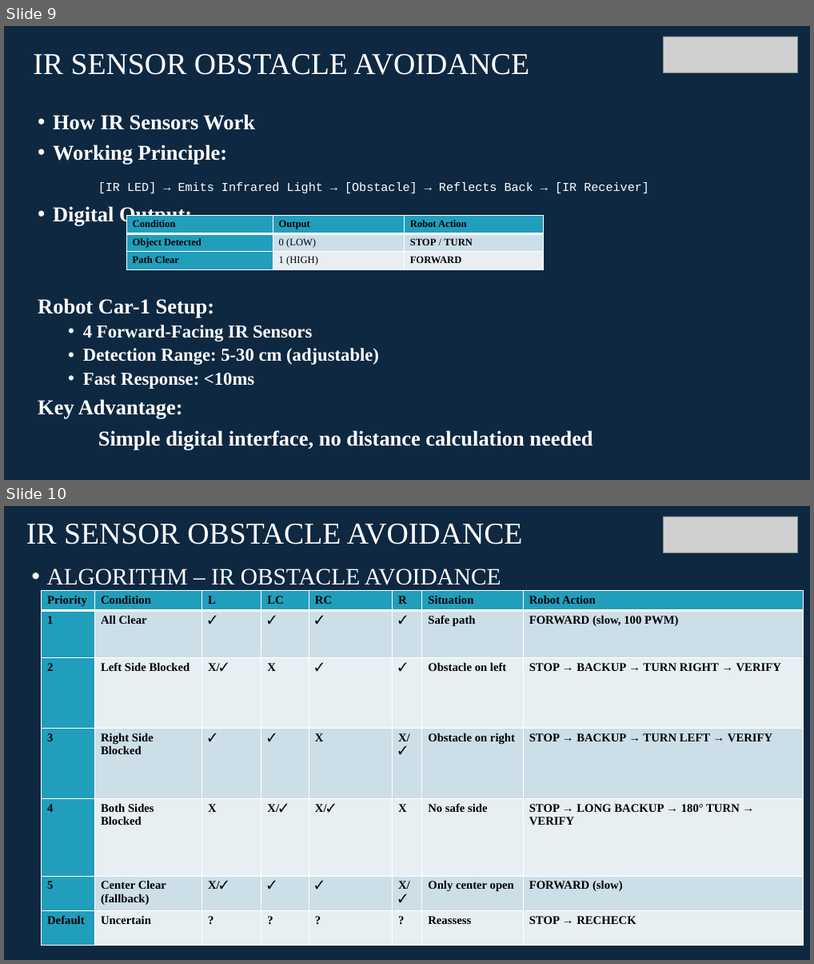
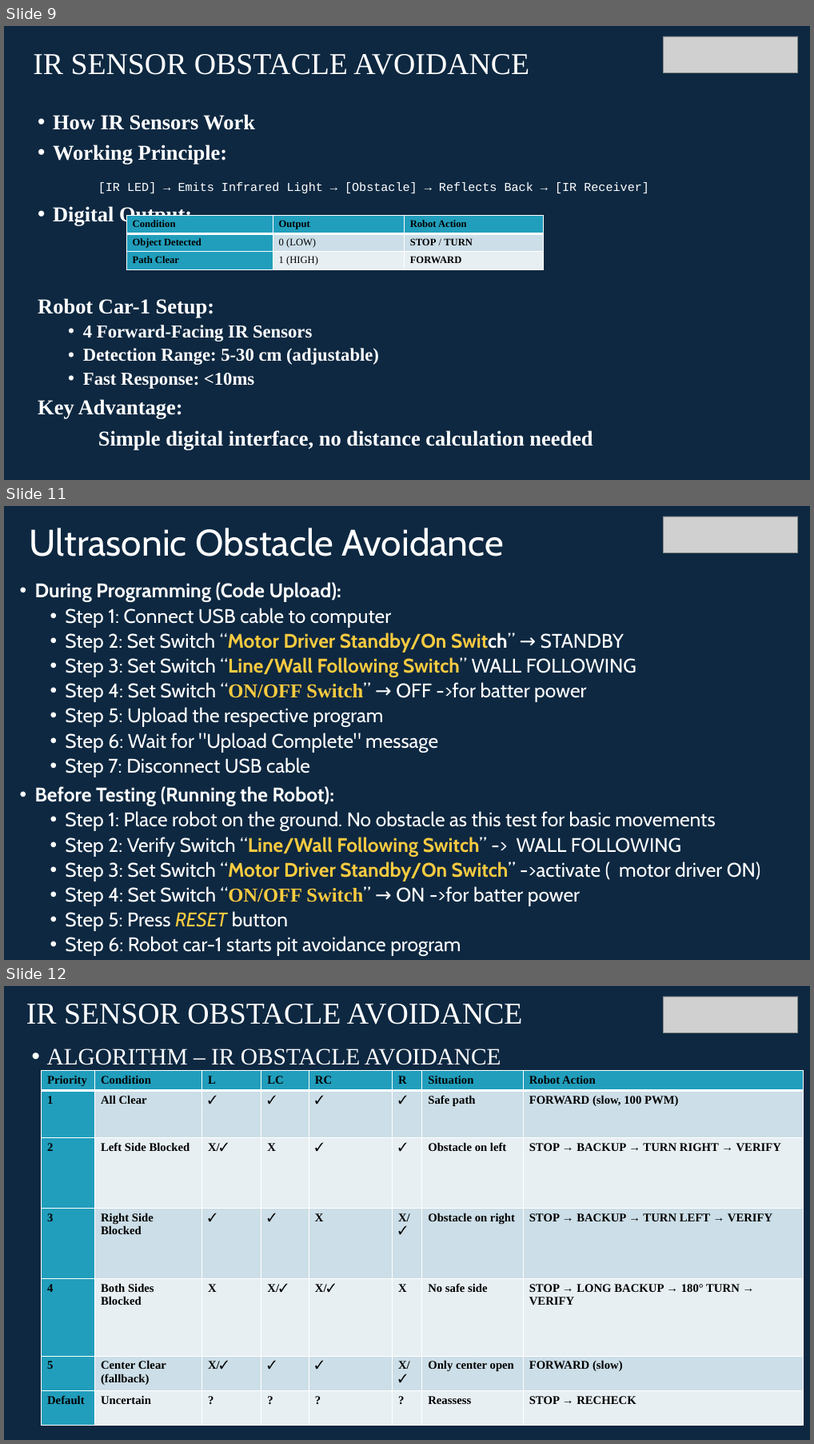
Before and after one commit to info-zas/zas-robotics-car-1-sensors, a slide deck: 01_FoundationProjects/05_Car_1_Infrared_ObstacleAvoidance/05_Car_1_Infrared_ObstacleAvoidance.pptx. Shown one above the other, each under a label of ours: slides 9 and 10 before the commit, slides 9, 11 and 12 after it; the slides between them are not shown. The pictures are 814x964 and 814x1444 pixels, drawn with LibreOffice and Linux fonts; fonts in the diff are those of the drawing; grey boxes stand for pictures. Boxes give left, top, right and bottom in pixels: in the first picture for what was removed or moved away, otherwise in the second. Text is boxed around its words. In the diff, an @@ line names an element or a change of style, - is before the commit and + after.

```diff
--- a/01_FoundationProjects/05_Car_1_Infrared_ObstacleAvoidance/05_Car_1_Infrared_ObstacleAvoidance.pptx
+++ b/01_FoundationProjects/05_Car_1_Infrared_ObstacleAvoidance/05_Car_1_Infrared_ObstacleAvoidance.pptx
@@ slide 11 added at <box>4,506,810,960</box>, background #0E2841 @@
@@ title added at <box>30,528,504,556</box>, 44 pt, text #FFFFFF @@
+Ultrasonic Obstacle Avoidance
@@ picture added at <box>663,516,798,552</box> @@
@@ text added at <box>35,582,761,956</box>, 23.4 pt, text #FFFFFF @@
+• During Programming (Code Upload):
+  • Step 1: Connect USB cable to computer
+  • Step 2: Set Switch “Motor Driver Standby/On Switch” → STANDBY
+  • Step 3: Set Switch “Line/Wall Following Switch” WALL FOLLOWING
+  • Step 4: Set Switch “ON/OFF Switch” → OFF ->for batter power
+  • Step 5: Upload the respective program
+  • Step 6: Wait for "Upload Complete" message
+  • Step 7: Disconnect USB cable
+• Before Testing (Running the Robot):
+  • Step 1: Place robot on the ground. No obstacle as this test for basic movements
+  • Step 2: Verify Switch “Line/Wall Following Switch” -> WALL FOLLOWING
+  • Step 3: Set Switch “Motor Driver Standby/On Switch” ->activate ( motor driver ON)
+  • Step 4: Set Switch “ON/OFF Switch” → ON ->for batter power
+  • Step 5: Press RESET button
+  • Step 6: Robot car-1 starts pit avoidance program
@@ what was slide 10 is now slide 12 @@
```
Also in this commit, not shown: 1 other slide added, 2 other files.
